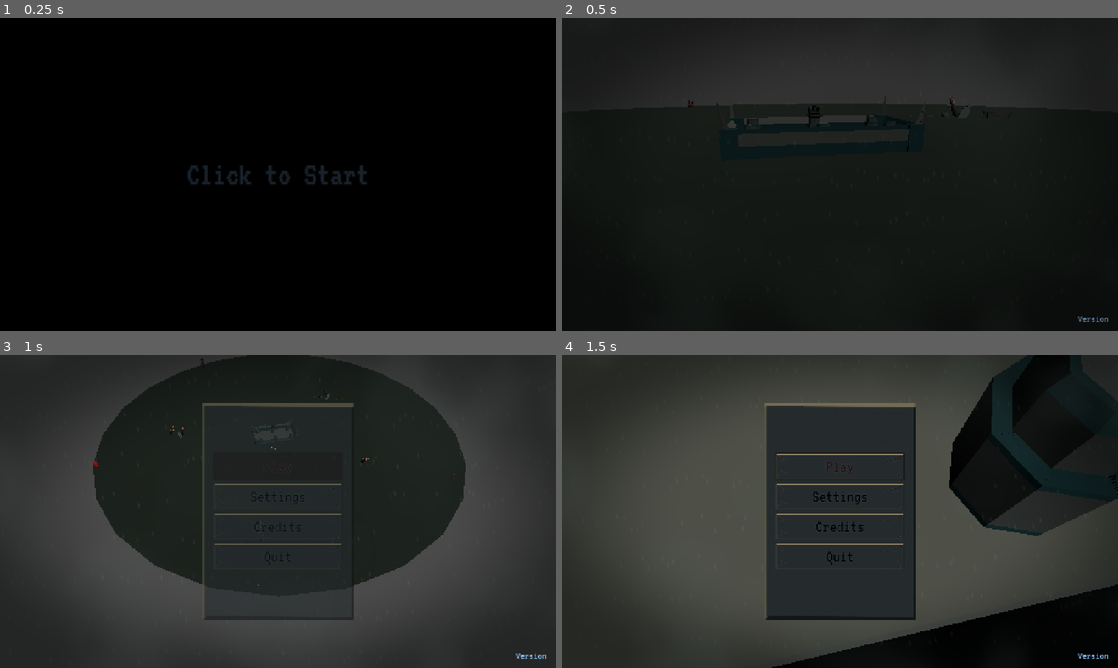
Above: before the commit, frames 1-4 (two rows, left to right).
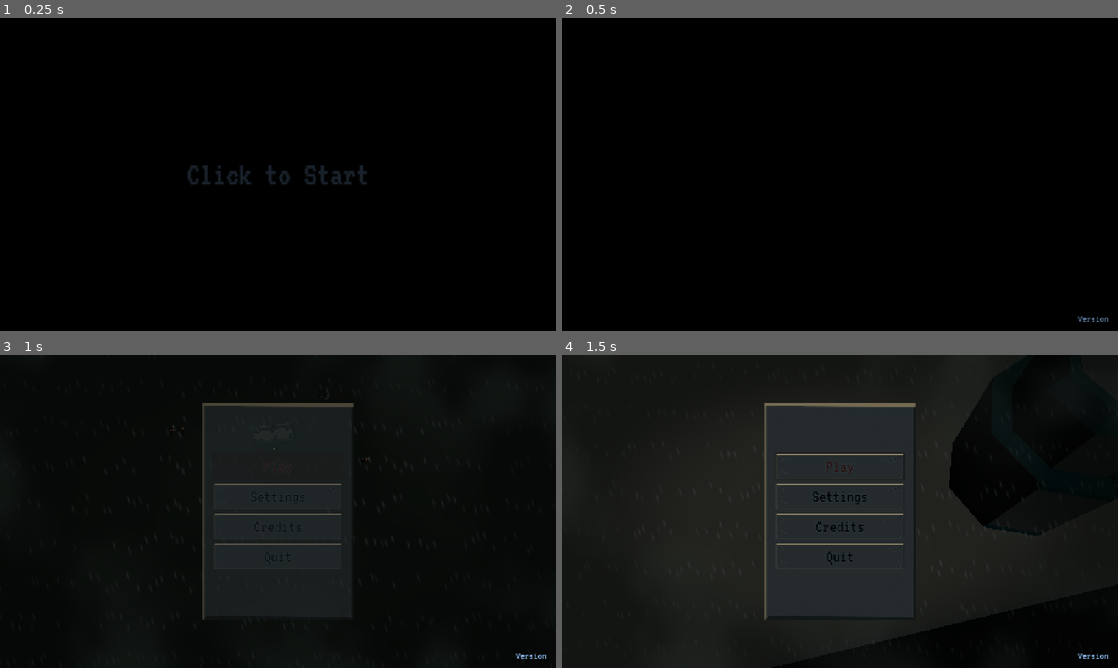
Above: after the commit, the same moments.

Repository: JeremyMarkWilcox/Tower-Defense
Game: Godot game, scene res://core/ui/boot.tscn
Same seed, same stepped clock (60 frames per second), same inputs: the game is played once before the commit and once after it. Sound files missing from this copy of the repository are replaced by a short silence.
Inputs (mouse positions are in pixels of both pictures, inside the frame that each line leads up to):
- Up to frame 1 (0.25 s): no input
- Up to frame 2 (0.5 s): no input
- Up to frame 3 (1 s): tap Enter at 0.5 s; move the mouse to (400, 495) at 0.52 s; hold Right (ui_right) from 0.53 s (still down); hold Space (thread_cut) from 0.53 s (still down); click (400, 495) at 0.67 s
- Up to frame 4 (1.5 s): move the mouse to (728, 527) at 1.27 s; release Right (ui_right) at 1.28 s; release Space (thread_cut) at 1.28 s; hold Down (ui_down) from 1.28 s (still down); tap E (thread_next) at 1.35 s; click (728, 527) at 1.42 s

Frame 1 is identical in both runs. In frame 2, 51% of the frame differs, in the area x 0-100%, y 0-100%; in frame 3, 59%; in frame 4, 51%.

Commit message:
Fixed title and tweaked the shaders

Diff:
--- a/core/ui/title.gd
+++ b/core/ui/title.gd
@@ -17,7 +17,6 @@
 
 
 func _ready() -> void:
-	ResourceLoader.load_threaded_request(game_scene)
 	Audio.play_music(music)
 	play_button.pressed.connect(_on_play_pressed)
 	settings_button.pressed.connect(func() -> void: MenuManager.open_menu(settings_menu))
@@ -50,6 +49,7 @@
 
 
 func _show_menu() -> void:
+	ResourceLoader.load_threaded_request(game_scene)  # after the intro, so it doesn't stutter
 	var tween := create_tween().set_parallel(true)
 	for item in menu_items:
 		item.visible = true
--- a/core/ui/title.tscn
+++ b/core/ui/title.tscn
@@ -19,19 +19,19 @@
 shader = ExtResource("9_nskft")
 shader_parameter/rain_color = Color(0.65, 0.73, 0.77, 1)
 shader_parameter/opacity = 0.14
-shader_parameter/density = 0.35
-shader_parameter/fall_speed = 0.65
-shader_parameter/slant = 0.15
-shader_parameter/streak_length = 0.025
-shader_parameter/streak_width = 0.0012
+shader_parameter/density = 0.6070000288325
+shader_parameter/fall_speed = 1.1650000553375
+shader_parameter/slant = 0.27100001753063996
+shader_parameter/streak_length = 0.03700000140824
+shader_parameter/streak_width = 0.00250000011875
 
 [sub_resource type="ShaderMaterial" id="ShaderMaterial_svqww"]
 shader = ExtResource("10_ktp8a")
 shader_parameter/shadow_color = Color(0.015, 0.025, 0.02, 1)
 shader_parameter/base_darkness = 0.03
-shader_parameter/edge_darkness = 0.55
-shader_parameter/edge_start = 0.55
-shader_parameter/edge_softness = 0.65
+shader_parameter/edge_darkness = 0.50000002375
+shader_parameter/edge_start = 0.50000002375
+shader_parameter/edge_softness = 0.50000002212006
 shader_parameter/irregularity = 0.0
 shader_parameter/noise_scale = 4.0
 shader_parameter/animate = false
@@ -69,7 +69,18 @@
 intro = NodePath("TitleBackdrop")
 menu_items = [NodePath("PanelContainer"), NodePath("VBoxContainer")]
 
-[node name="TitleBackdrop" parent="." unique_id=1278245280 instance=ExtResource("3_2uxhk")]
+[node name="TitleBackdrop" parent="." unique_id=1278245280 node_paths=PackedStringArray("fade") instance=ExtResource("3_2uxhk")]
+fade = NodePath("../IntroFade")
+
+[node name="IntroFade" type="ColorRect" parent="." unique_id=723287824]
+layout_mode = 1
+anchors_preset = 15
+anchor_right = 1.0
+anchor_bottom = 1.0
+grow_horizontal = 2
+grow_vertical = 2
+mouse_filter = 2
+color = Color(0, 0, 0, 1)
 
 [node name="PanelContainer" type="PanelContainer" parent="." unique_id=188829487]
 custom_maximum_size = Vector2(350, -1)
--- a/core/ui/title_backdrop.tscn
+++ b/core/ui/title_backdrop.tscn
@@ -19,7 +19,7 @@
 
 [sub_resource type="TorusMesh" id="TorusMesh_ra2i3"]
 material = SubResource("StandardMaterial3D_g4gaj")
-inner_radius = 0.92
+inner_radius = 0.98
 
 [node name="TitleBackdrop" type="Node3D" unique_id=1278245280 node_paths=PackedStringArray("camera", "stronghold", "pulse_ring", "shot_start", "shot_reveal", "shot_gameplay")]
 script = ExtResource("1_q3fhn")
@@ -31,7 +31,7 @@
 shot_start = NodePath("Node3D/ShotStart")
 shot_reveal = NodePath("Node3D/ShotReveal")
 shot_gameplay = NodePath("Node3D/ShotGameplay")
-thread_length = 44.0
+thread_length = 75.0
 start_offset = 6.0
 rise_time = 1.0
 
@@ -44,11 +44,12 @@
 
 [node name="DirectionalLight3D" type="DirectionalLight3D" parent="CameraLighting" unique_id=586233330]
 transform = Transform3D(0.8660254, -0.38302222, 0.32139382, 0, 0.64278764, 0.76604444, -0.5, -0.66341394, 0.5566704, 0, 0, 0)
-light_energy = 0.5
+light_energy = 0.1
 light_indirect_energy = 0.5
 sky_mode = 1
 
 [node name="Ground" parent="." unique_id=1318758561 instance=ExtResource("1_gn01j")]
+transform = Transform3D(3, 0, 0, 0, 1, 0, 0, 0, 3, 0, 0, 0)
 
 [node name="Stronghold" parent="." unique_id=2125922311 instance=ExtResource("2_q3fhn")]
 transform = Transform3D(-0.9761344, 0, -0.21716723, 0, 1, 0, 0.21716723, 0, -0.9761344, -1.495718, 1.0362198, 1.3766179)
--- a/core/ui/title_intro.gd
+++ b/core/ui/title_intro.gd
@@ -30,6 +30,7 @@
 ## Radians per second.
 @export var orbit_speed := 0.06
 @export var swoop_time := 1.2
+@export var fade: ColorRect
 
 var phase := Phase.INTRO
 
@@ -43,7 +44,7 @@
 func _ready() -> void:
 	camera.current = true
 	camera.global_transform = shot_start.global_transform
-	pulse_ring.visible = false
+	pulse_ring.scale = Vector3(0.01, 1.0, 0.01)  # drawn but too small to see, so its shader compiles now
 	_build_threads()
 	_play_intro()
 
@@ -90,14 +91,13 @@
 		thread.setup(null, direction, thread_length, enemy_data.thread_color)
 		thread.set_urgency(0.25)  # a faint idle pulse
 		var end := thread.get_end_position()  # read before collapsing it
-		thread.scale = Vector3(1.0, 1.0, 0.001)
-		thread.visible = false
+		thread.scale = Vector3.ONE * 0.001  # drawn (shader compiles) but invisible)
 		_threads.append(thread)
 
 		# The enemy waits underground at the thread's end.
 		var enemy := enemy_data.scene.instantiate() as Node3D
 		add_child(enemy)
-		enemy.global_position = end + Vector3.DOWN * 2.5
+		enemy.global_position = end + Vector3.DOWN * 6
 		enemy.look_at(Vector3(center.x, enemy.global_position.y, center.z), Vector3.UP, true)
 		_risers.append(enemy)
 		_rise_targets.append(end)
@@ -107,20 +107,22 @@
 	var ring_size := thread_length + start_offset
 	_intro = create_tween()
 	# Beat 1: a moment of darkness, then the pulse.
-	_intro.tween_interval(0.8)
+	_intro.tween_interval(1.2)
 	_intro.tween_callback(pulse_ring.show)
 	# Beat 2: the camera rises while the pulse spreads.
 	_intro.set_parallel(true)
+	if fade:
+		_intro.tween_property(fade, "modulate:a", 0.0, pulse_time * 1.2).from(1.0)
 	_intro.tween_method(_move_camera.bind(shot_start.global_transform, shot_reveal.global_transform),
 			0.0, 1.0, pulse_time + 1.5).set_trans(Tween.TRANS_SINE).set_ease(Tween.EASE_IN_OUT)
 	_intro.tween_property(pulse_ring, "scale", Vector3(ring_size, 1.0, ring_size), pulse_time) \
 			.from(Vector3(0.01, 1.0, 0.01))
-	_intro.tween_property(pulse_ring, "transparency", 1.0, pulse_time).from(0.0)
+	_intro.tween_property((pulse_ring.mesh as PrimitiveMesh).material, "albedo_color:a", 0.0, pulse_time).from(1.0)
 	# Threads light up one by one as the pulse passes (Beat 2); enemies rise at their ends (Beat 3).
 	for i in _threads.size():
 		var delay := pulse_time * 0.6 + i * 0.25
 		_intro.tween_callback(_threads[i].show).set_delay(delay)
-		_intro.tween_property(_threads[i], "scale:z", 1.0, 0.35).set_delay(delay)
+		_intro.tween_property(_threads[i], "scale", Vector3.ONE, 0.35).set_delay(delay)
 		_intro.tween_property(_risers[i], "global_position", _rise_targets[i], rise_time) \
 				.set_delay(delay + 0.4).set_trans(Tween.TRANS_BACK).set_ease(Tween.EASE_OUT)
 	_intro.chain().tween_callback(_finish_intro)
--- a/game/data/enemies/unique_enemies/greater_demon.tres
+++ b/game/data/enemies/unique_enemies/greater_demon.tres
@@ -7,7 +7,7 @@
 script = ExtResource("2_5ai4t")
 display_name = "Great Demon"
 scene = ExtResource("1_npnuq")
-move_speed = 5.0
+move_speed = 0.5
 max_health = 300
 stronghold_damage = 50
 bounty = 100
--- a/game/data/enemies/unique_enemies/greater_demon.tscn
+++ b/game/data/enemies/unique_enemies/greater_demon.tscn
@@ -1,17 +1,51 @@
 [gd_scene format=3 uid="uid://lvbm281h2vww"]
 
 [ext_resource type="PackedScene" uid="uid://dgf785mw3toay" path="res://game/data/enemies/base_enemy/base_enemy.tscn" id="1_fel5c"]
+[ext_resource type="PackedScene" uid="uid://brghpujytf1le" path="res://assets/3d_art/enemies/frog.gltf" id="2_fef88"]
+[ext_resource type="Script" uid="uid://dwan00dwov0j0" path="res://game/data/enemies/enemy_components/WalkWobble.gd" id="3_abdfr"]
 
-[sub_resource type="CapsuleMesh" id="CapsuleMesh_ra2i3"]
+[sub_resource type="SphereShape3D" id="SphereShape3D_abdfr"]
+radius = 4.0
 
-[sub_resource type="StandardMaterial3D" id="StandardMaterial3D_g4gaj"]
-albedo_color = Color(1, 0, 0, 1)
+[sub_resource type="StandardMaterial3D" id="StandardMaterial3D_otjlk"]
+transparency = 1
+shading_mode = 0
+albedo_color = Color(0.5176471, 0.08235294, 0.7490196, 0.2509804)
 
-[node name="GreaterDemon" unique_id=1427662883 instance=ExtResource("1_fel5c")]
+[sub_resource type="SphereMesh" id="SphereMesh_fef88"]
+material = SubResource("StandardMaterial3D_otjlk")
+radius = 2.0
+height = 3.0
 
-[node name="MeshInstance3D" type="MeshInstance3D" parent="." index="0" unique_id=396841766]
-mesh = SubResource("CapsuleMesh_ra2i3")
-surface_material_override/0 = SubResource("StandardMaterial3D_g4gaj")
+[node name="GreaterDemon" unique_id=1427662883 node_paths=PackedStringArray("anim_player") instance=ExtResource("1_fel5c")]
+anim_player = NodePath("FrogMesh/AnimationPlayer")
+
+[node name="FrogMesh" parent="." index="0" unique_id=281235633 instance=ExtResource("2_fef88")]
+transform = Transform3D(-1, 0, 8.742278e-08, 0, 1, 0, -8.742278e-08, 0, -1, 0, 0, 0)
+script = ExtResource("3_abdfr")
+
+[node name="demon" parent="FrogMesh" index="0" unique_id=1568694031]
+transform = Transform3D(1, 0, 0, 0, 0.9993324, 0, 0, 0, 1, 0, 5.2637663, 0)
+
+[node name="arms" parent="FrogMesh/demon/body/body2" parent_id_path=PackedInt32Array(281235633, 1520978104) index="1" unique_id=1007284898]
+transform = Transform3D(1, 0, 0, 0, 0.9968312, 0, 0, 0, 1, 0, -0.4538961, 0)
+
+[node name="head" parent="FrogMesh/demon/body/body2" parent_id_path=PackedInt32Array(281235633, 1520978104) index="2" unique_id=639893344]
+transform = Transform3D(1, 0, 0, 0, 1, 0, 0, 0, 1, 0, 0.13644478, 0)
+
+[node name="legs" parent="FrogMesh/demon/body" parent_id_path=PackedInt32Array(281235633, 423449298) index="1" unique_id=1550264928]
+transform = Transform3D(1, 0, 0, 0, 1.0436623, 0, 0, 0, 1, 0, -0.46020228, 0)
+
+[node name="Hitbox" parent="." index="1" unique_id=1439913594]
+transform = Transform3D(1, 0, 0, 0, 1, 0, 0, 0, 1, 0, 0, -0.34316993)
+
+[node name="CollisionShape3D" parent="Hitbox" index="0" unique_id=749003341]
+transform = Transform3D(1, 0, 0, 0, 1, 0, 0, 0, 1, 0.045839548, 2.9336486, -1.6150787)
+shape = SubResource("SphereShape3D_abdfr")
 
 [node name="WardEffect" parent="." index="2" unique_id=1037558712]
-transform = Transform3D(3, 0, 0, 0, 3, 0, 0, 0, 3, 0, 0, 0)
+transform = Transform3D(3, 0, 0, 0, 3, 0, 0, 0, 3, 0, 2.1197362, -1.1183023)
+visible = false
+mesh = SubResource("SphereMesh_fef88")
+
+[editable path="FrogMesh"]
--- a/game/game/game.tscn
+++ b/game/game/game.tscn
@@ -27,23 +27,23 @@
 [ext_resource type="Script" uid="uid://co5qb4iuc1pgj" path="res://game/ui/tower_ui/tower_menus.gd" id="26_ropga"]
 [ext_resource type="PackedScene" uid="uid://trtw8x206jx5" path="res://game/ui/hud/hud.tscn" id="27_caicf"]
 
-[sub_resource type="ShaderMaterial" id="ShaderMaterial_4cobl"]
+[sub_resource type="ShaderMaterial" id="ShaderMaterial_acxbe"]
 shader = ExtResource("5_ln7ps")
 shader_parameter/rain_color = Color(0.65, 0.73, 0.77, 1)
 shader_parameter/opacity = 0.14
 shader_parameter/density = 0.35
-shader_parameter/fall_speed = 0.65
-shader_parameter/slant = 0.15
-shader_parameter/streak_length = 0.025
-shader_parameter/streak_width = 0.0012
-
-[sub_resource type="ShaderMaterial" id="ShaderMaterial_b686c"]
+shader_parameter/fall_speed = 1.1650000553375
+shader_parameter/slant = 0.27100001753063996
+shader_parameter/streak_length = 0.03700000140824
+shader_parameter/streak_width = 0.00250000011875
+
+[sub_resource type="ShaderMaterial" id="ShaderMaterial_svqww"]
 shader = ExtResource("3_hb504")
 shader_parameter/shadow_color = Color(0.015, 0.025, 0.02, 1)
 shader_parameter/base_darkness = 0.03
-shader_parameter/edge_darkness = 0.55
-shader_parameter/edge_start = 0.55
-shader_parameter/edge_softness = 0.65
+shader_parameter/edge_darkness = 0.50000002375
+shader_parameter/edge_start = 0.50000002375
+shader_parameter/edge_softness = 0.50000002212006
 shader_parameter/irregularity = 0.0
 shader_parameter/noise_scale = 4.0
 shader_parameter/animate = false
@@ -52,9 +52,9 @@
 [sub_resource type="ShaderMaterial" id="ShaderMaterial_dxwpq"]
 shader = ExtResource("8_mhvfb")
 shader_parameter/mist_color = Color(0.48, 0.55, 0.52, 1)
-shader_parameter/opacity = 0.1
-shader_parameter/patch_scale = 3.0
-shader_parameter/coverage = 0.45
+shader_parameter/opacity = 0.150000007125
+shader_parameter/patch_scale = 7.030000286425
+shader_parameter/coverage = 0.350000016625
 shader_parameter/drift = Vector2(0.018, -0.006)
 shader_parameter/shape_change_speed = 0.012
 shader_parameter/center_strength = 0.15
@@ -102,7 +102,7 @@
 layer = 0
 
 [node name="Rain" type="ColorRect" parent="Atmosphere" unique_id=1144361930]
-material = SubResource("ShaderMaterial_4cobl")
+material = SubResource("ShaderMaterial_acxbe")
 anchors_preset = 15
 anchor_right = 1.0
 anchor_bottom = 1.0
@@ -111,7 +111,7 @@
 mouse_filter = 2
 
 [node name="Shadow" type="ColorRect" parent="Atmosphere" unique_id=1088106623]
-material = SubResource("ShaderMaterial_b686c")
+material = SubResource("ShaderMaterial_svqww")
 anchors_preset = 15
 anchor_right = 1.0
 anchor_bottom = 1.0
Not shown, added: assets/3d_art/enemies/frog.gltf
Not shown, added: assets/3d_art/enemies/frog.gltf.import
Binary file added: assets/3d_art/enemies/frog_0.png
Not shown, added: assets/3d_art/enemies/frog_0.png.import
